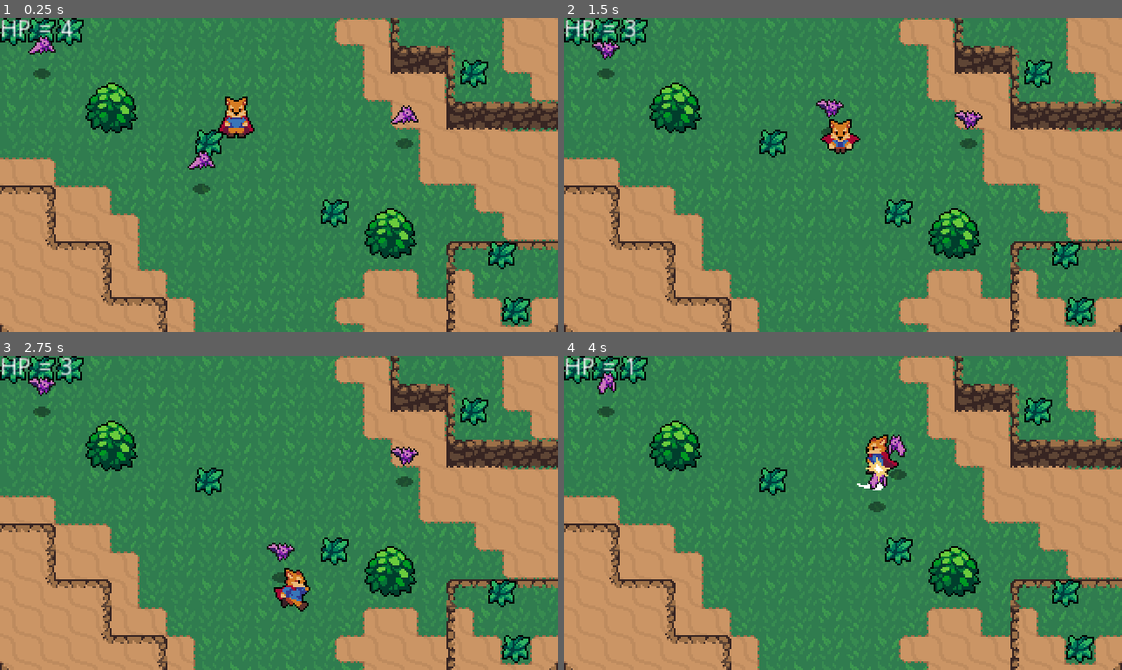
Above: before the commit, frames 1-4 (two rows, left to right).
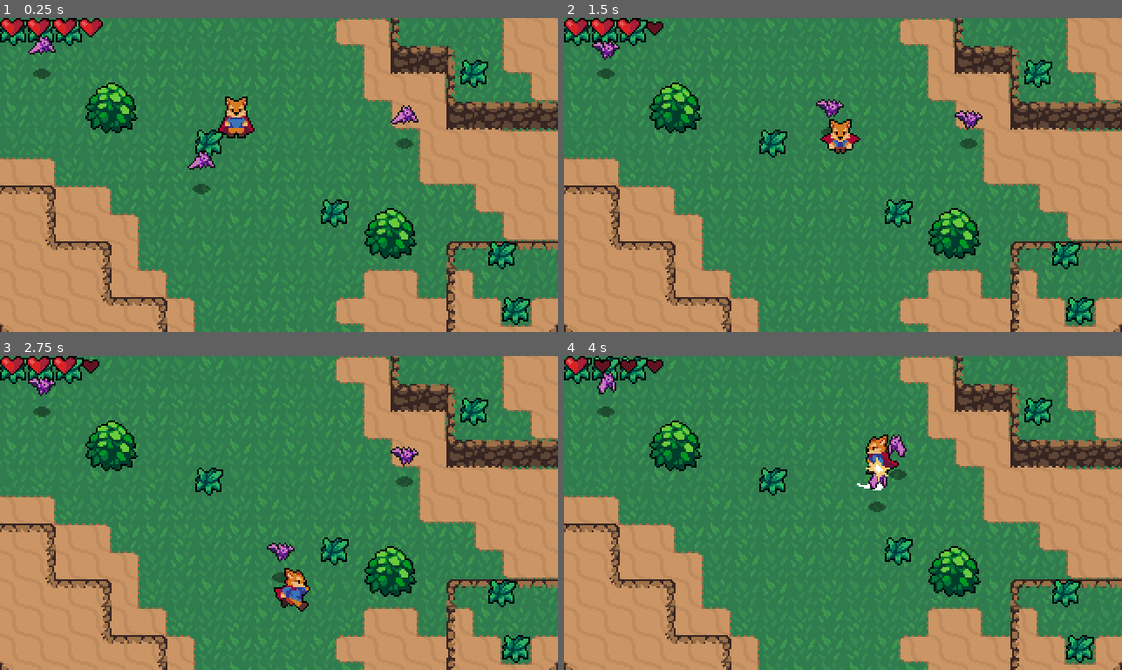
Above: after the commit, the same moments.

Repository: pedrocarne/action-game
Game: Godot game, scene res://World.tscn
Same seed, same stepped clock (60 frames per second), same inputs: the game is played once before the commit and once after it.
Inputs:
- Up to frame 1 (0.25 s): no input
- Up to frame 2 (1.5 s): hold Right (ui_right) 0.53-1.28 s; tap X (attack) at 0.6 s; hold Down (ui_down) from 1.28 s (still down); tap Z (rool) at 1.35 s
- Up to frame 3 (2.75 s): release Down (ui_down) at 2.03 s; hold Right (ui_right) from 2.03 s (still down); tap X (attack) at 2.1 s
- Up to frame 4 (4 s): release Right (ui_right) at 2.78 s; hold Up (ui_up) 2.78-3.53 s; tap Z (rool) at 2.85 s; hold Left (ui_left) from 3.53 s (still down); tap X (attack) at 3.6 s

The runs differ from the first frame. In frame 1, 0.7% of the frame differs, in the area x 0-19%, y 0-7%; in frame 2, 0.7%; in frame 3, 0.7%; in frame 4, 0.5%.

Commit message:
adding a HeartUI with the hearts value

Diff:
--- a/Stats.gd
+++ b/Stats.gd
@@ -7,6 +7,12 @@
 
 signal no_health
 signal health_changed(value)
+signal max_health_changed(value)
+
+func set_max_health(value):
+	max_health = value
+	self.health = min(health, max_health)
+	emit_signal("max_health_changed", health)
 
 func set_health(value):
 	health = value
--- a/UI/HealthUI.gd
+++ b/UI/HealthUI.gd
@@ -3,17 +3,21 @@
 var hearts = 4 setget set_hearts
 var max_hearts = 4 setget set_max_hearts
 
-onready var label = $Label
+onready var HeartsUIFull = $HeartUIFull
+onready var HeartsUIEmpty = $HeartUIEmpty
 
 func set_hearts(value):
 	hearts = clamp(value, 0, max_hearts)
-	if label != null:
-		label.text = "HP = " + String(hearts)
+	if HeartsUIFull != null:
+		HeartsUIFull.rect_size.x = hearts * 15 #makes the rect size to be the value of the hearts
 
 func set_max_hearts(value):
 	max_hearts = max(value, 1)
+	if HeartsUIEmpty != null:
+		HeartsUIEmpty.rect_size.x = max_hearts * 15
 
 func _ready():
 	self.max_hearts = PlayerStats.max_health
 	self.hearts = PlayerStats.health
 	PlayerStats.connect("health_changed", self, "set_hearts")
+	PlayerStats.connect("max_health_changed", self, "set_max_hearts")
--- a/UI/HealthUI.tscn
+++ b/UI/HealthUI.tscn
@@ -1,6 +1,8 @@
-[gd_scene load_steps=2 format=2]
+[gd_scene load_steps=4 format=2]
 
 [ext_resource path="res://UI/HealthUI.gd" type="Script" id=1]
+[ext_resource path="res://UI/HeartUIEmpty.png" type="Texture" id=2]
+[ext_resource path="res://UI/HeartUIFull.png" type="Texture" id=3]
 
 [node name="HealthUI" type="Control"]
 margin_right = 40.0
@@ -10,10 +12,21 @@
 "_edit_use_anchors_": false
 }
 
-[node name="Label" type="Label" parent="."]
-margin_right = 42.0
-margin_bottom = 14.0
-text = "HP = 4"
+[node name="HeartUIEmpty" type="TextureRect" parent="."]
+margin_right = 58.0
+margin_bottom = 11.0
+texture = ExtResource( 2 )
+stretch_mode = 2
 __meta__ = {
 "_edit_use_anchors_": false
 }
+
+[node name="HeartUIFull" type="TextureRect" parent="."]
+margin_right = 60.0
+margin_bottom = 11.0
+texture = ExtResource( 3 )
+expand = true
+stretch_mode = 2
+__meta__ = {
+"_edit_use_anchors_": false
+}
